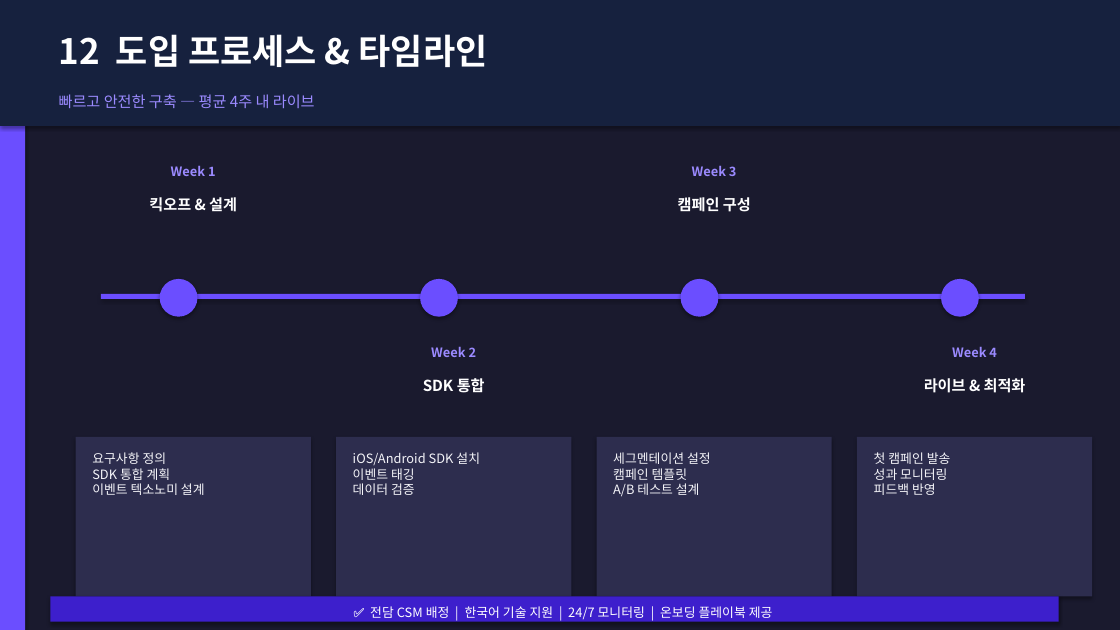
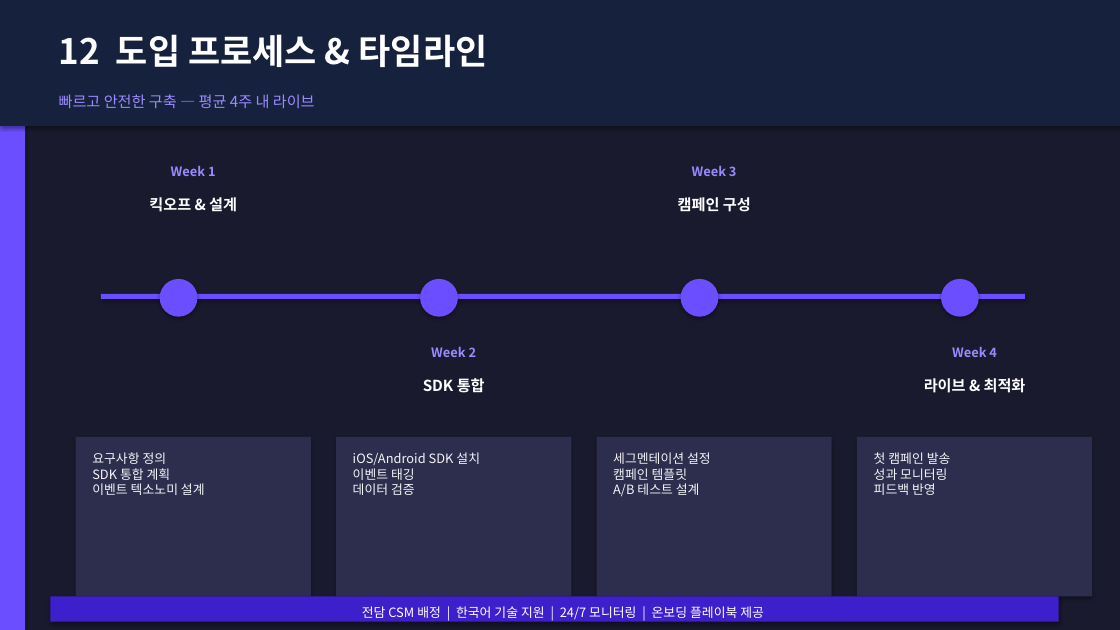
Before and after one commit to redskio/pepper, a slide deck: slide 14 of output/clevertap_proposal_kr_v5.pptx. Drawn at 1120x630 pixels with LibreOffice and Linux fonts; fonts in the diff are those of the drawing. Boxes give left, top, right and bottom in pixels: in the first picture for what was removed or moved away, otherwise in the second. Text is boxed around its words. In the diff, an @@ line names an element or a change of style, - is before the commit and + after.

```diff
--- a/output/clevertap_proposal_kr_v5.pptx
+++ b/output/clevertap_proposal_kr_v5.pptx
@@ text at (362, 606, 764, 622): text changed @@
-✅ 전담 CSM 배정 | 한국어 기술 지원 | 24/7 모니터링 | 온보딩 플레이북 제공
+전담 CSM 배정 | 한국어 기술 지원 | 24/7 모니터링 | 온보딩 플레이북 제공
```
Also in this commit, not shown: 8 other slides changed, 2 other files.
